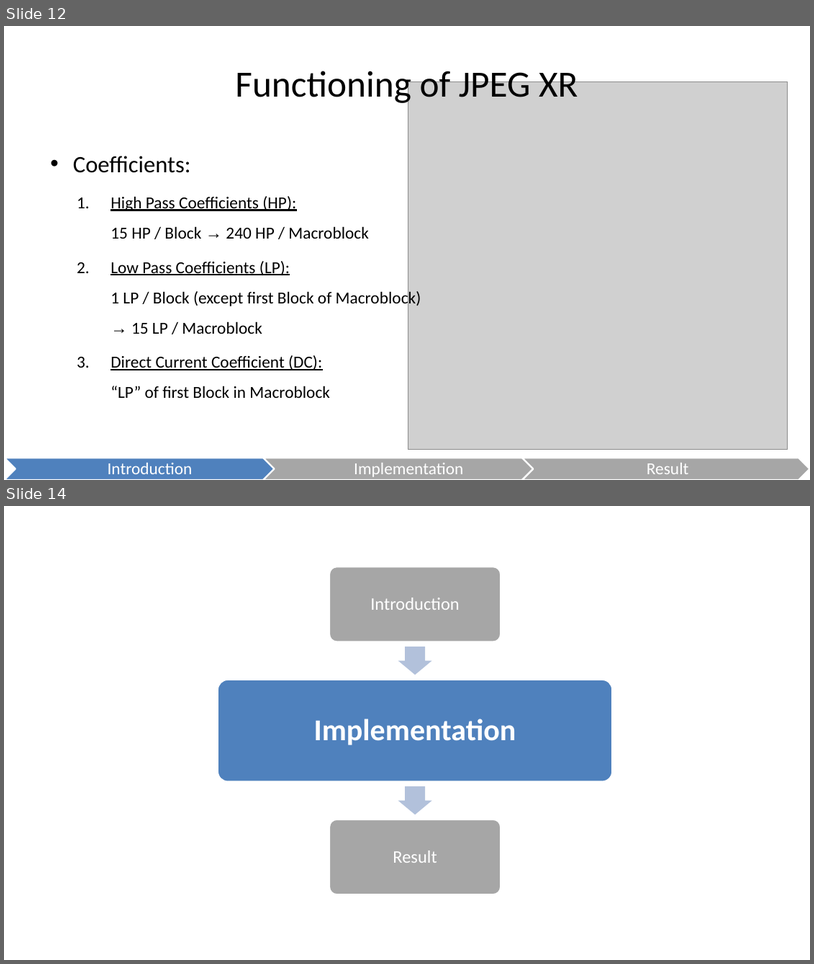
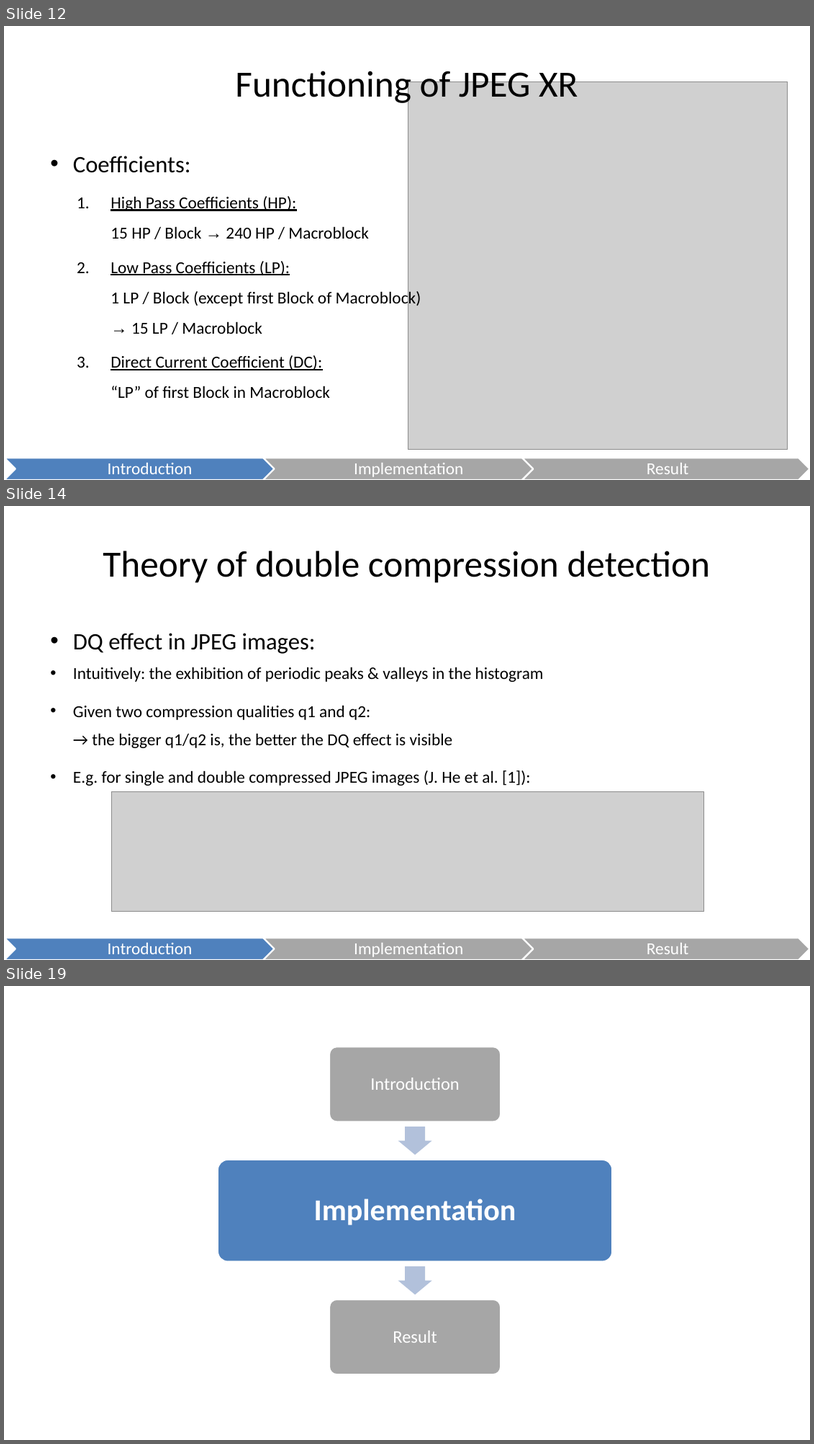
Before and after one commit to danielkocher/media_security_ps, a slide deck: JPEG XR.odp. Shown one above the other, each under a label of ours: slides 12 and 14 before the commit, slides 12, 14 and 19 after it; the slides between them are not shown. The pictures are 814x964 and 814x1444 pixels, drawn with LibreOffice and Linux fonts; fonts in the diff are those of the drawing; grey boxes stand for pictures. Boxes give left, top, right and bottom in pixels: in the first picture for what was removed or moved away, otherwise in the second. Text is boxed around its words. In the diff, an @@ line names an element or a change of style, - is before the commit and + after.

```diff
--- a/JPEG XR.odp
+++ b/JPEG XR.odp
@@ slide 14 added at bbox=[4, 506, 810, 960], background #FFFFFF @@
@@ title added at bbox=[103, 551, 711, 583], 44 pt, text #000000 @@
+Theory of double compression detection
@@ text added at bbox=[73, 633, 544, 785], 20 pt, text #000000 @@
+• DQ effect in JPEG images:
+  • Intuitively: the exhibition of periodic peaks & valleys in the histogram
+  • Given two compression qualities q1 and q2:
+    → the bigger q1/q2 is, the better the DQ effect is visible
+  • E.g. for single and double compressed JPEG images (J. He et al. [1]):
@@ picture added at bbox=[112, 792, 705, 911] @@
@@ freeform shape added at bbox=[4, 937, 292, 960], fill #4F81BD, outline #FFFFFF 2.01 pt, 20 pt, text #FFFFFF @@
+Introduction
@@ freeform shape added at bbox=[263, 937, 551, 960], fill #A6A6A6, outline #FFFFFF 2.01 pt, 20 pt, text #FFFFFF @@
+Implementation
@@ freeform shape added at bbox=[522, 937, 810, 960], fill #A6A6A6, outline #FFFFFF 2.01 pt, 20 pt, text #FFFFFF @@
+Result
@@ what was slide 14 is now slide 19 @@
```
Also in this commit, not shown: 6 slides changed, 5 other slides added.
